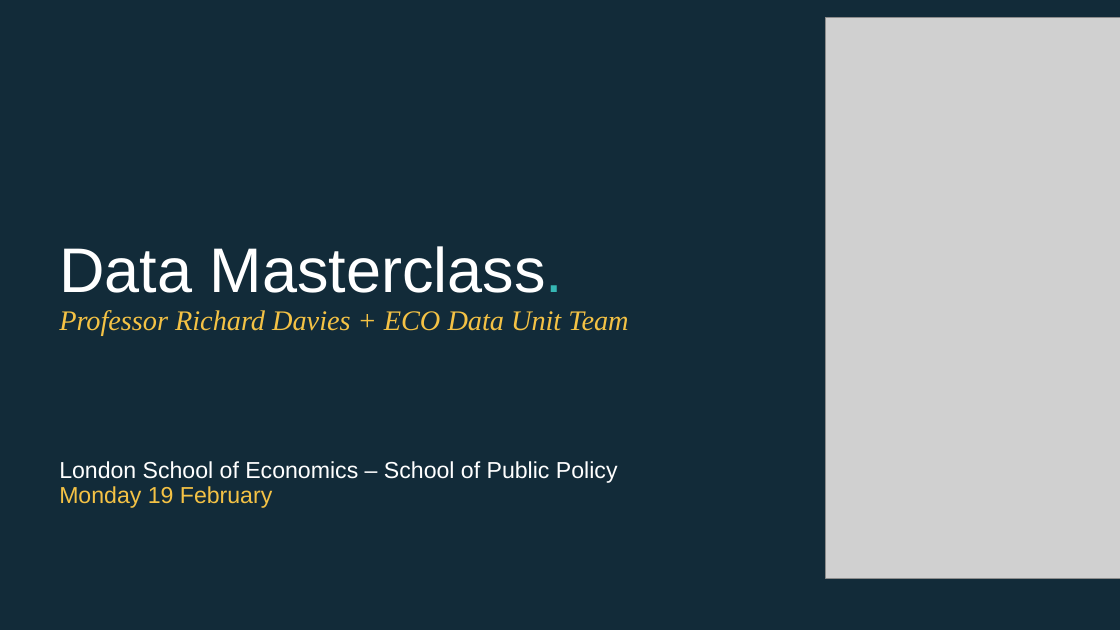
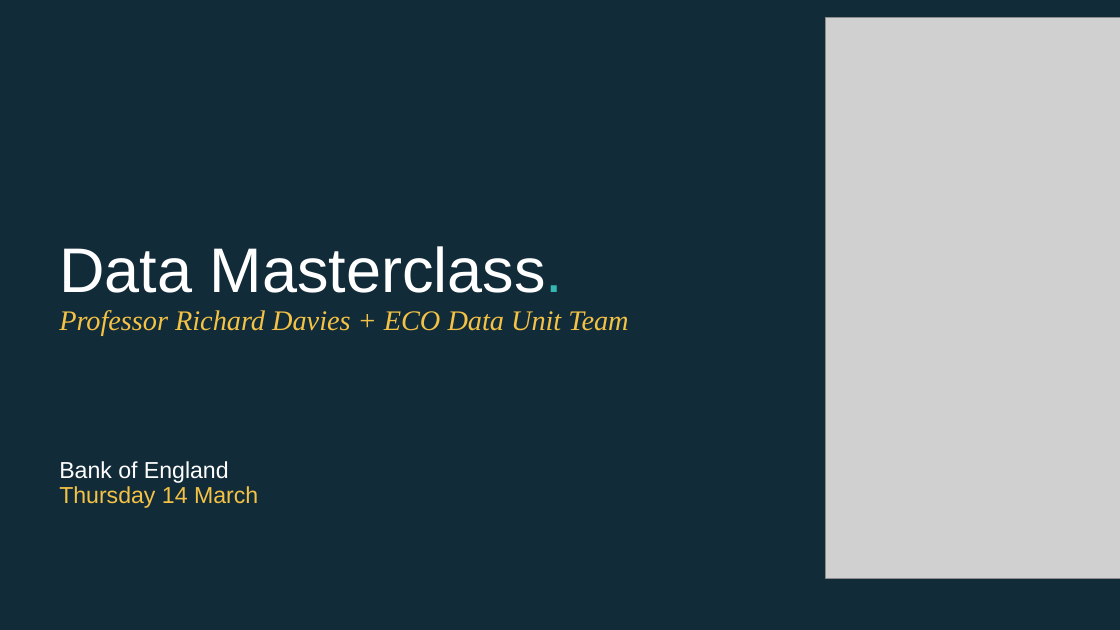
Before and after one commit to EconomicsObservatory/courses, a slide deck: slide 2 of 1/s1_Charts_as_data.pptx. Drawn at 1120x630 pixels with LibreOffice and Linux fonts; fonts in the diff are those of the drawing; grey boxes stand for pictures. Boxes give left, top, right and bottom in pixels: in the first picture for what was removed or moved away, otherwise in the second. Text is boxed around its words. In the diff, an @@ line names an element or a change of style, - is before the commit and + after.

Commit message:
slide updates

```diff
--- a/1/s1_Charts_as_data.pptx
+++ b/1/s1_Charts_as_data.pptx
@@ title at (59,246,628,508): text changed; size 19.8 to 24.3 pt; text colour #FFFFFF to #F4C245 @@
-Data Masterclass.
-Professor Richard Davies + ECO Data Unit Team
-London School of Economics – School of Public Policy
-Monday 19 February
+Data Masterclass.
+Professor Richard Davies + ECO Data Unit Team
+Bank of England
+Thursday 14 March
```
Also in this commit, not shown: 5 other slides changed, 9 other files.
